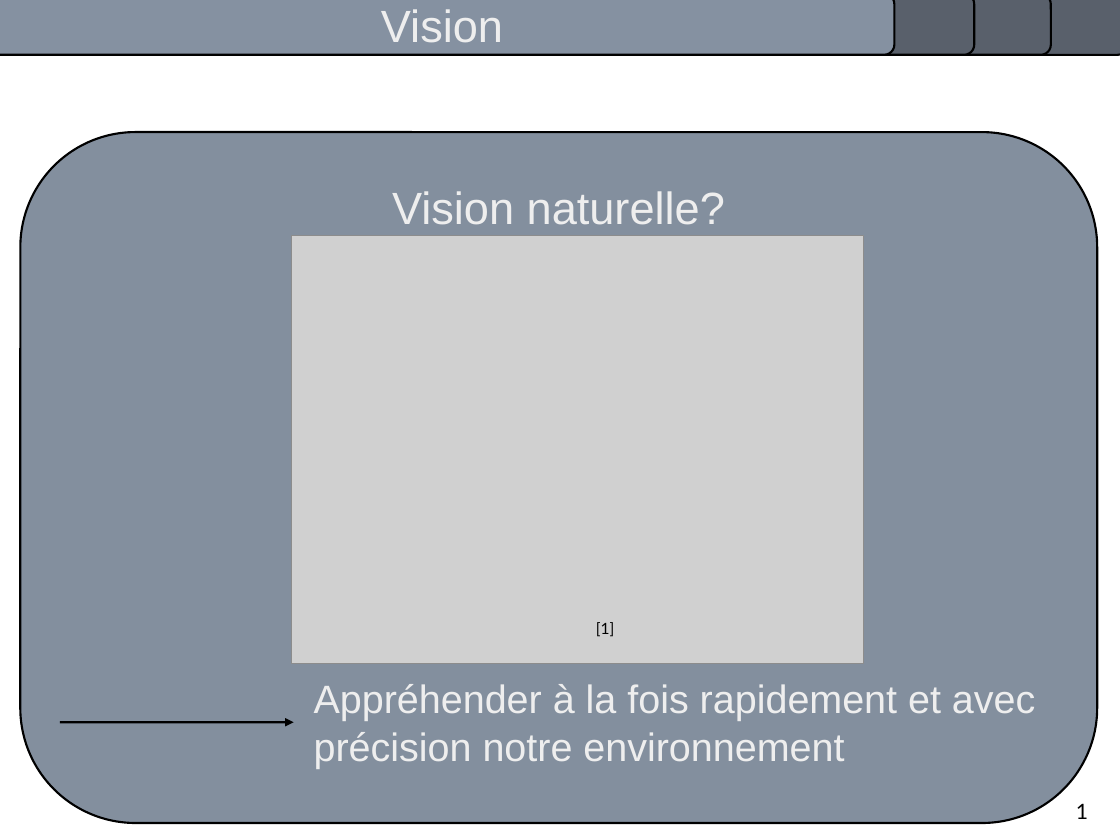
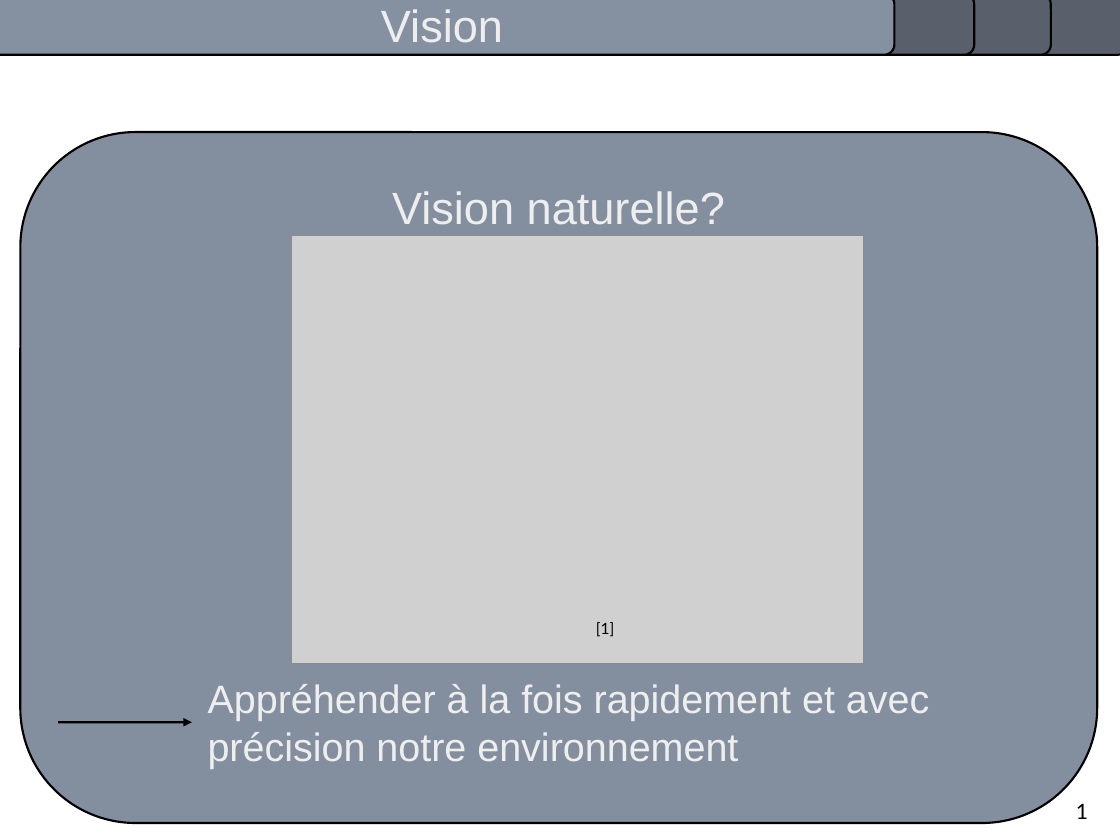
Before and after one commit to pierrealbiges/ActiveVision, a slide deck: slide 2 of LabBooks/Pres_orale.odp. Drawn at 1120x840 pixels with LibreOffice and Linux fonts; fonts in the diff are those of the drawing; grey boxes stand for pictures. Boxes give left, top, right and bottom in pixels: in the first picture for what was removed or moved away, otherwise in the second. Text is boxed around its words. In the diff, an @@ line names an element or a change of style, - is before the commit and + after.

```diff
--- a/LabBooks/Pres_orale.odp
+++ b/LabBooks/Pres_orale.odp
@@ text "Appréhender à la fois rapidement ...": place and size @@
-text "Appréhender à la fois rapidement ..." at box(314, 684, 1035, 768)
+text "Appréhender à la fois rapidement ..." at box(208, 684, 929, 768)
@@ arrow moved from (60, 723) - (294, 723) to (58, 723) - (192, 723) @@
```
Also in this commit, not shown: 9 other slides changed, 1 slide added, 1 other file.
